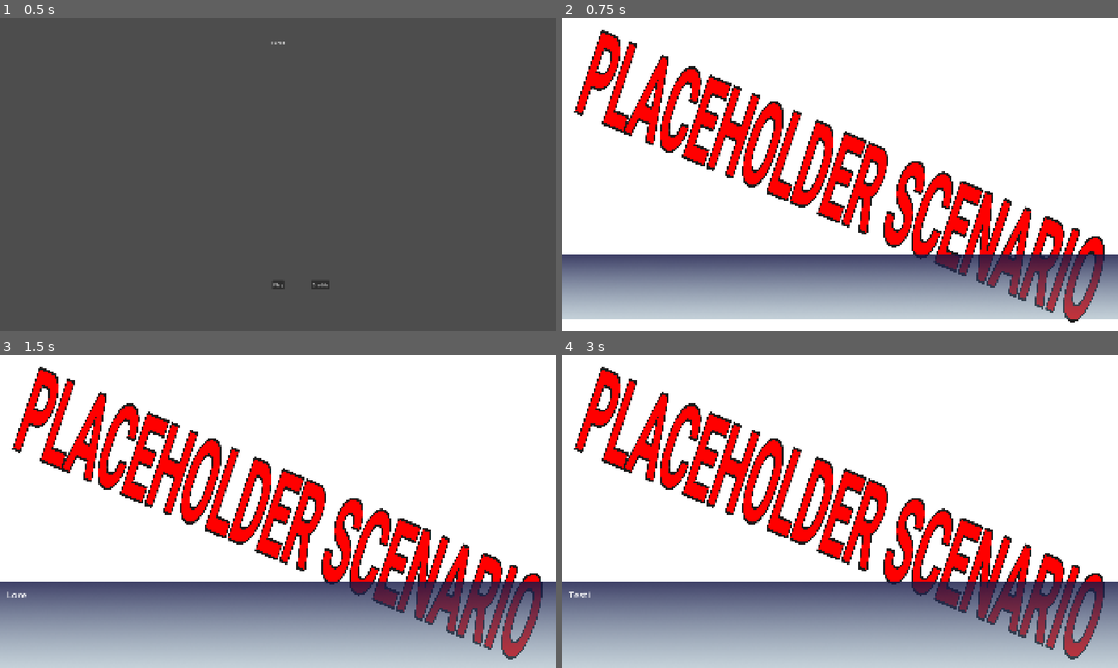
Above: before the commit, frames 1-4 (two rows, left to right).
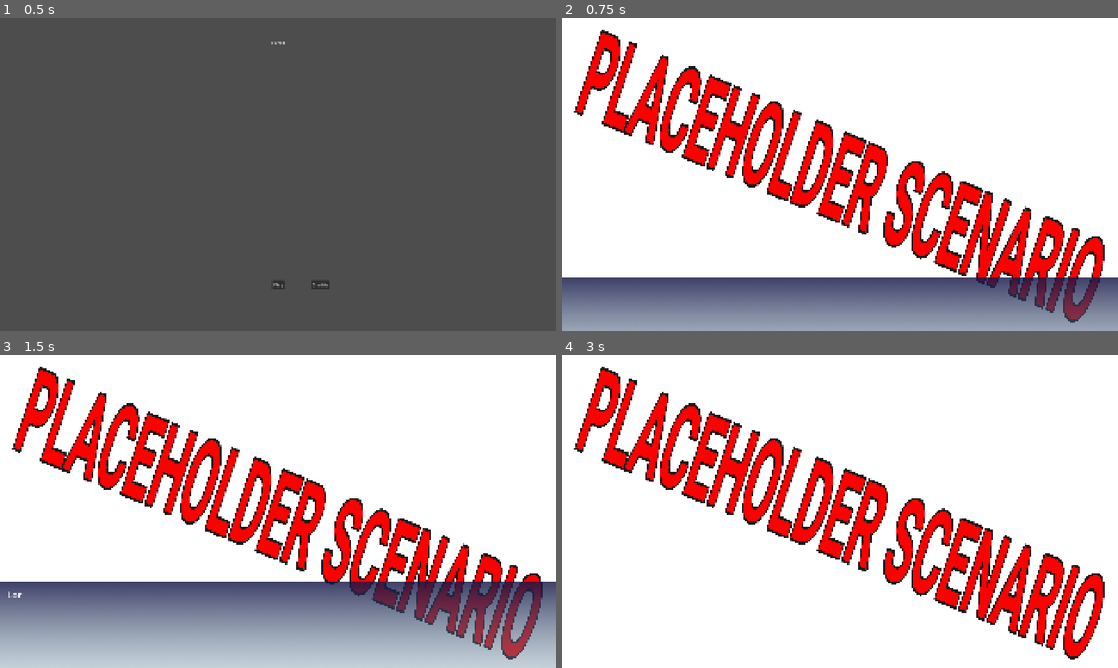
Above: after the commit, the same moments.

Repository: ricardobusta/globalgamejam2026
Game: Godot game, scene res://scenes/title.tscn
Same seed, same stepped clock (60 frames per second), same inputs: the game is played once before the commit and once after it.
Inputs (mouse positions are in pixels of both pictures, inside the frame that each line leads up to):
- Up to frame 1 (0.5 s): no input
- Up to frame 2 (0.75 s): click "Play" at 0.5 s
- Up to frame 3 (1.5 s): tap Enter at 1.25 s; move the mouse to (400, 495) at 1.27 s; click (400, 495) at 1.42 s
- Up to frame 4 (3 s): move the mouse to (728, 527) at 2.02 s; click (728, 527) at 2.17 s; tap Space at 2.75 s; move the mouse to (895, 442) at 2.77 s; click (895, 442) at 2.92 s

Frame 1 is identical in both runs. In frame 2, 24% of the frame differs, in the area x 0-100%, y 75-100%; in frame 3, less than 0.1%; in frame 4, 28%, in the area x 0-100%, y 72-100%.

Commit message:
replace text fade alpha with off screen animation

Diff:
--- a/furto/assets/locations/placeholder/placeholder_location.tscn
+++ b/furto/assets/locations/placeholder/placeholder_location.tscn
@@ -14,4 +14,4 @@
 grow_vertical = 2
 texture = ExtResource("2_nvcd3")
 expand_mode = 2
-stretch_mode = 4
+stretch_mode = 6
--- a/furto/code/vn/gameplay_controller.gd
+++ b/furto/code/vn/gameplay_controller.gd
@@ -1,40 +1,76 @@
 extends Node
 
-@onready var vn_text_panel : TextureRect = $VNCanvas/Root/Panel
-@onready var vn_text_label : RichTextLabel = $VNCanvas/Root/Panel/RichTextLabel
+@onready var vn_text_panel : TextureRect = $VNCanvas/Root/TextPanel
+@onready var vn_text_label : RichTextLabel = $VNCanvas/Root/TextPanel/TextLabel
+@onready var vn_fade_panel : ColorRect = $VNCanvas/Root/FadePanel
 @onready var location_canvas : CanvasLayer = $LocationCanvas
 
 @export var location_packed : PackedScene = preload("res://assets/locations/placeholder/placeholder_location.tscn")
 
+var location_node: LocationRoot
+const vn_text_panel_on_y: int = 780
+const vn_text_panel_off_y: int = 1500
+const vn_text_animate_duration: float = 0.4
+const vn_text_animate_text_duration: float = 1.5
 
 func _ready() -> void:
-	location_canvas.add_child(location_packed.instantiate())
+	await async_set_location("res://assets/locations/placeholder/placeholder_location.tscn", 0.0)
 	vn_text_panel.visible = false
-	await show_text("Lorem ipsum")
-	await show_text("Testing something")
+	vn_fade_panel.visible = false
+	await async_show_text("Lorem ipsum")
+	await async_show_text("Testing something")
+	await async_set_location("res://assets/locations/placeholder/placeholder_location.tscn", 1.0)
+	await async_show_text("a")
+	await async_show_text("b")
 
-func show_text(text: String) -> void:
+func async_set_location(res: String, fade_duration: float) -> void:
+	if fade_duration > 0 and location_node:
+		vn_fade_panel.visible = true
+		vn_fade_panel.color.a = 0
+		var tween := create_tween()
+		tween.tween_property(vn_fade_panel, "color:a", 1, fade_duration)\
+			.set_trans(Tween.TRANS_CUBIC).set_ease(Tween.EASE_OUT)
+		await tween.finished
+
+	for child in location_canvas.get_children():
+		child.queue_free()
+
+	var packed_scene := load(res)
+	location_node = packed_scene.instantiate()
+	location_canvas.add_child(location_node)
+
+	if fade_duration > 0:
+		var tween := create_tween()
+		tween.tween_property(vn_fade_panel, "color:a", 0, fade_duration)\
+			.set_trans(Tween.TRANS_CUBIC).set_ease(Tween.EASE_OUT)
+		await tween.finished
+		vn_fade_panel.visible = false
+
+
+func async_show_text(text: String) -> void:
 	vn_text_panel.visible = true
-	vn_text_panel.scale = Vector2(1, 0)
-
+	vn_text_panel.position = Vector2(0, vn_text_panel_off_y)
 	vn_text_label.text = text
 	vn_text_label.visible_ratio = 0.0
 
-	var duration = 1
-
 	var tween := create_tween()
-	tween.tween_property(vn_text_panel, "scale", Vector2.ONE, duration/2.0)\
+	tween.tween_property(vn_text_panel, "position:y", vn_text_panel_on_y, vn_text_animate_duration)\
 		.set_trans(Tween.TRANS_CUBIC).set_ease(Tween.EASE_OUT)
-	tween.tween_property(vn_text_label, "visible_ratio", 1.0, duration)\
+	tween.tween_property(vn_text_label, "visible_ratio", 1.0, vn_text_animate_text_duration)\
 		.set_trans(Tween.TRANS_LINEAR).set_ease(Tween.EASE_IN_OUT)
 
 	await tween.finished
+	await async_wait_for_click()
 
-	await wait_for_click()
+	tween = create_tween()
+	tween.tween_property(vn_text_panel, "position:y", vn_text_panel_off_y, vn_text_animate_duration)\
+		.set_trans(Tween.TRANS_CUBIC).set_ease(Tween.EASE_OUT)
+
+	await tween.finished
 
 	vn_text_panel.visible = false
 
-func wait_for_click() -> void:
+func async_wait_for_click() -> void:
 	while true:
 		await get_tree().process_frame
 		if Input.is_mouse_button_pressed(MOUSE_BUTTON_LEFT):
--- a/furto/scenes/gameplay.tscn
+++ b/furto/scenes/gameplay.tscn
@@ -20,7 +20,7 @@
 grow_horizontal = 2
 grow_vertical = 2
 
-[node name="Panel" type="TextureRect" parent="VNCanvas/Root" unique_id=1245663431]
+[node name="TextPanel" type="TextureRect" parent="VNCanvas/Root" unique_id=1245663431]
 layout_mode = 1
 anchors_preset = 12
 anchor_top = 1.0
@@ -29,13 +29,14 @@
 offset_left = -2.0
 offset_top = -300.0
 offset_right = -2.0
+offset_bottom = 0.0013427734
 grow_horizontal = 2
 grow_vertical = 0
 pivot_offset_ratio = Vector2(0.5, 0.5)
 texture = ExtResource("2_l1v76")
 expand_mode = 1
 
-[node name="RichTextLabel" type="RichTextLabel" parent="VNCanvas/Root/Panel" unique_id=1603299136]
+[node name="TextLabel" type="RichTextLabel" parent="VNCanvas/Root/TextPanel" unique_id=1603299136]
 layout_mode = 1
 anchors_preset = 15
 anchor_right = 1.0
@@ -50,6 +51,16 @@
 theme = SubResource("Theme_7biu0")
 text = "Lorem ipsum dolor sit amet, consectetur adipiscing elit. Aenean finibus lacinia euismod. Vestibulum et lectus d …(259 unchanged characters)…
 
+[node name="FadePanel" type="ColorRect" parent="VNCanvas/Root" unique_id=493582958]
+visible = false
+layout_mode = 1
+anchors_preset = 15
+anchor_right = 1.0
+anchor_bottom = 1.0
+grow_horizontal = 2
+grow_vertical = 2
+color = Color(0, 0, 0, 1)
+
 [node name="CharacterCanvas" type="CanvasLayer" parent="." unique_id=715864190]
 
 [node name="LocationCanvas" type="CanvasLayer" parent="." unique_id=1095764844]
